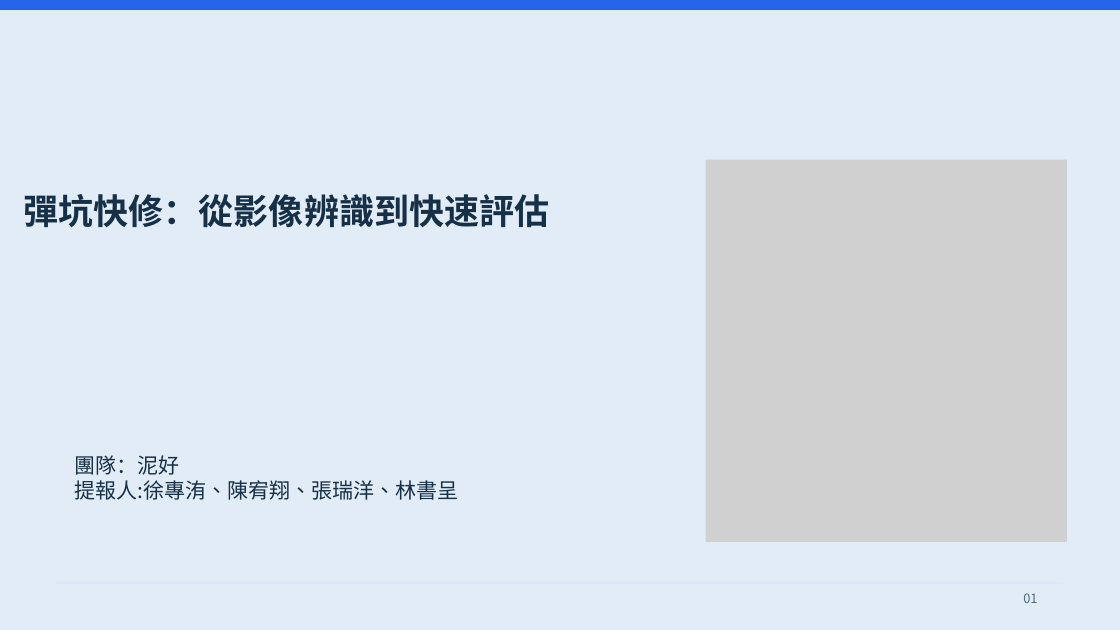
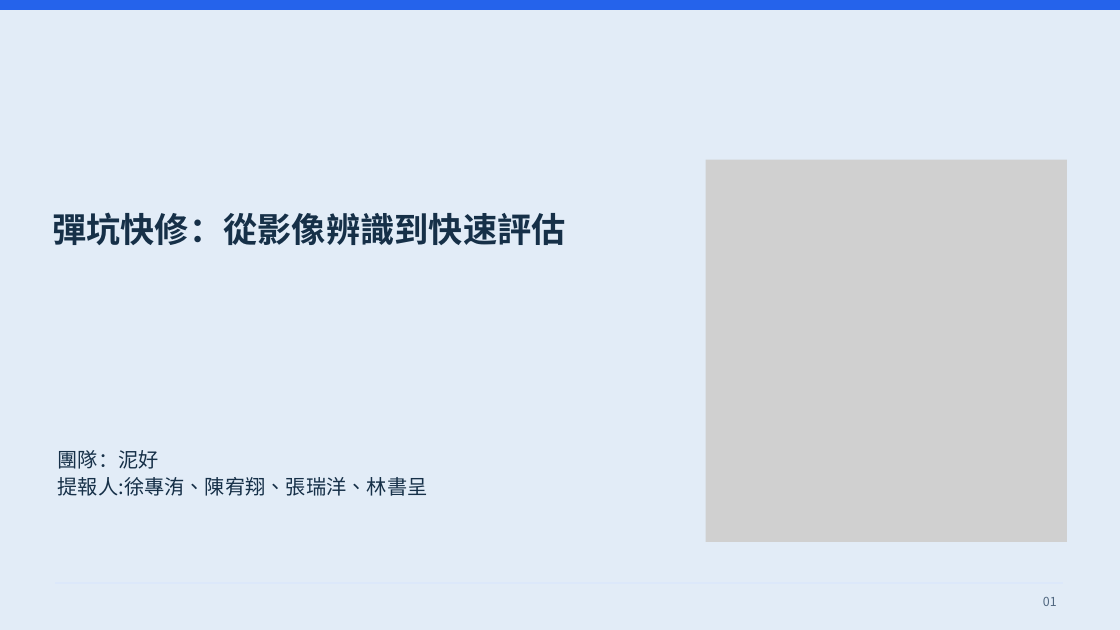
Before and after one commit to Sean970105/Sean970105, a slide deck: slide 1 of presentations/presentation.pptx. Drawn at 1120x630 pixels with LibreOffice and Linux fonts; fonts in the diff are those of the drawing; grey boxes stand for pictures. Boxes give left, top, right and bottom in pixels: in the first picture for what was removed or moved away, otherwise in the second. Text is boxed around its words. In the diff, an @@ line names an element or a change of style, - is before the commit and + after.

Commit message:
Tidy presentation layout and fix body text colors

```diff
--- a/presentations/presentation.pptx
+++ b/presentations/presentation.pptx
@@ text "彈坑快修：從影像辨識到快速評估": place and size @@
-text "彈坑快修：從影像辨識到快速評估" at <box>24,194,549,227</box>
+text "彈坑快修：從影像辨識到快速評估" at <box>52,212,566,245</box>
@@ text "彈坑快修：從影像辨識到快速評估" at <box>52,212,566,245</box>: size 45 to 44 pt; line spacing 54pt to 1.12; vertical alignment top to middle @@
@@ text "團隊：泥好": place and size @@
-text "團隊：泥好" at <box>74,455,458,500</box>
+text "團隊：泥好" at <box>58,450,428,496</box>
@@ text "團隊：泥好" at <box>58,450,428,496</box>: size 27 to 26 pt; line spacing 32.4pt to 1.12; vertical alignment top to middle @@
@@ text "01" at <box>1043,597,1057,606</box>: size 16.5 to 16 pt; alignment left to right; line spacing 19.8pt to 1.12; vertical alignment top to middle @@
```
Also in this commit, not shown: 11 other slides changed, 1 other file.
